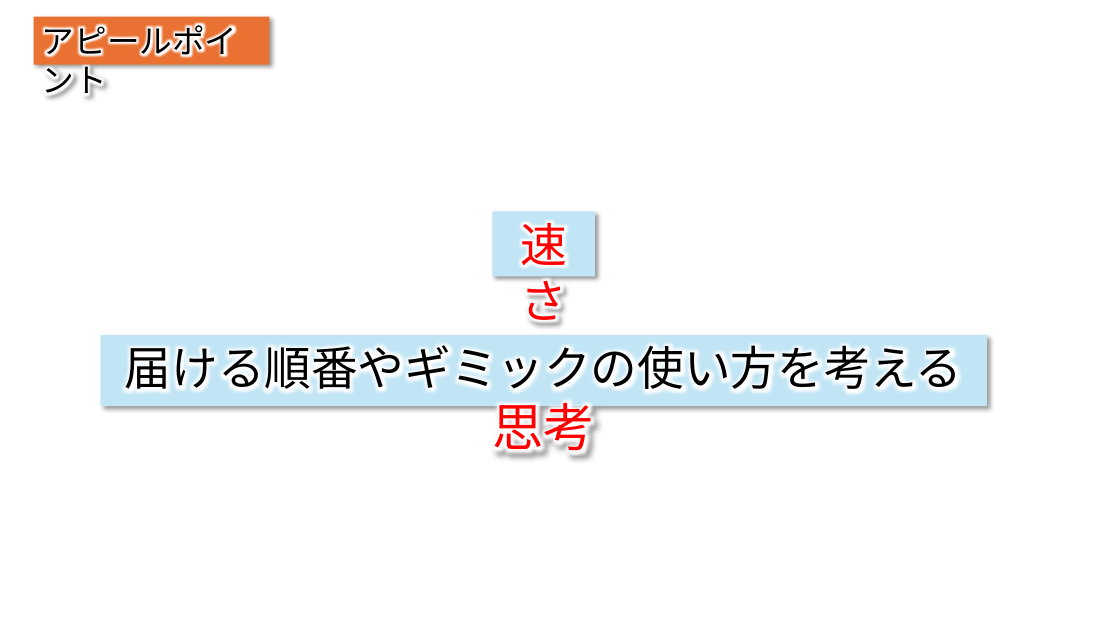
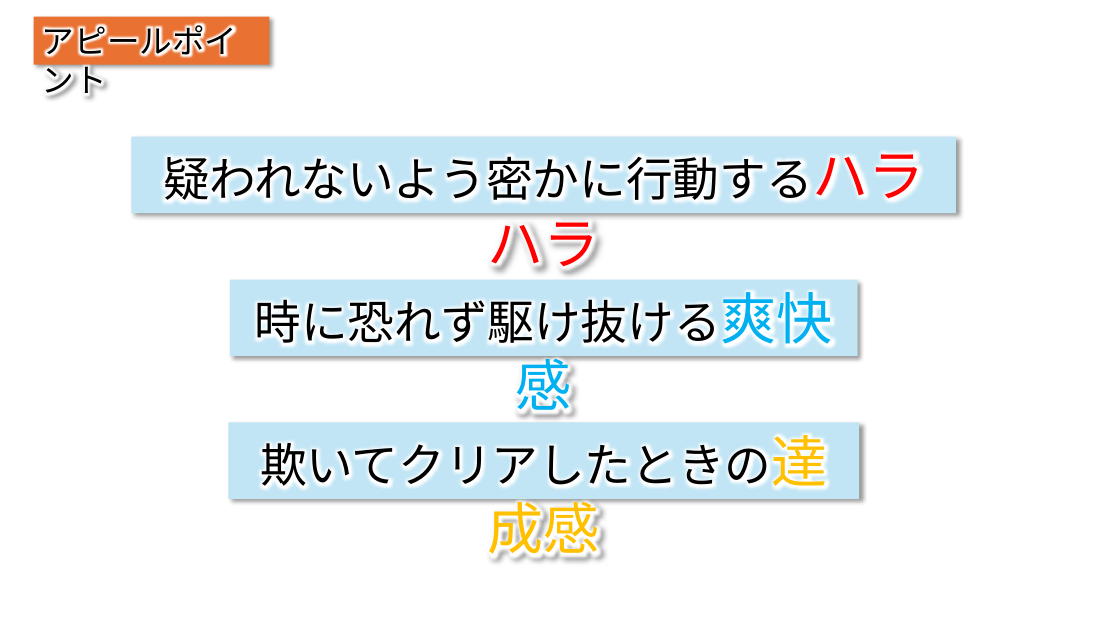
Before and after one commit to IbukiOkusada/GradProject, a slide deck: slide 8 of 企画書/カットビ企画書.pptx. Drawn at 1120x630 pixels with LibreOffice and Linux fonts; fonts in the diff are those of the drawing. Boxes give left, top, right and bottom in pixels: in the first picture for what was removed or moved away, otherwise in the second. Text is boxed around its words. In the diff, an @@ line names an element or a change of style, - is before the commit and + after.

```diff
--- a/企画書/カットビ企画書.pptx
+++ b/企画書/カットビ企画書.pptx
@@ rectangle added at (x1=131, y1=137, x2=956, y2=213), fill #C1E5F5, 40 pt, text #000000 @@
+疑われないよう密かに行動するハラハラ
@@ rectangle removed at (x1=492, y1=212, x2=595, y2=276) @@
-速さ
@@ rectangle added at (x1=230, y1=280, x2=858, y2=356), fill #C1E5F5, 40 pt, text #000000 @@
+時に恐れず駆け抜ける爽快感
@@ rectangle "欺いてクリアしたときの達成感" resized from (x1=101, y1=335, x2=987, y2=406) to (x1=229, y1=423, x2=860, y2=499) @@
@@ text in rectangle at (x1=260, y1=426, x2=827, y2=562): text changed @@
-届ける順番やギミックの使い方を考える思考
+欺いてクリアしたときの達成感
```
Also in this commit, not shown: 4 other slides changed.
